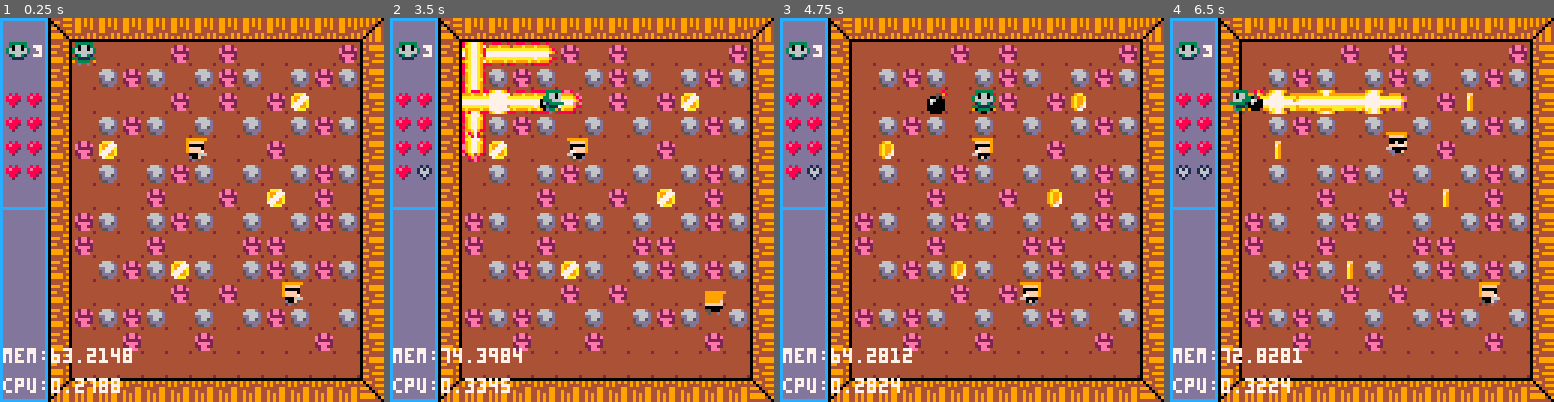
Above: before the commit, frames 1-4 (left to right).
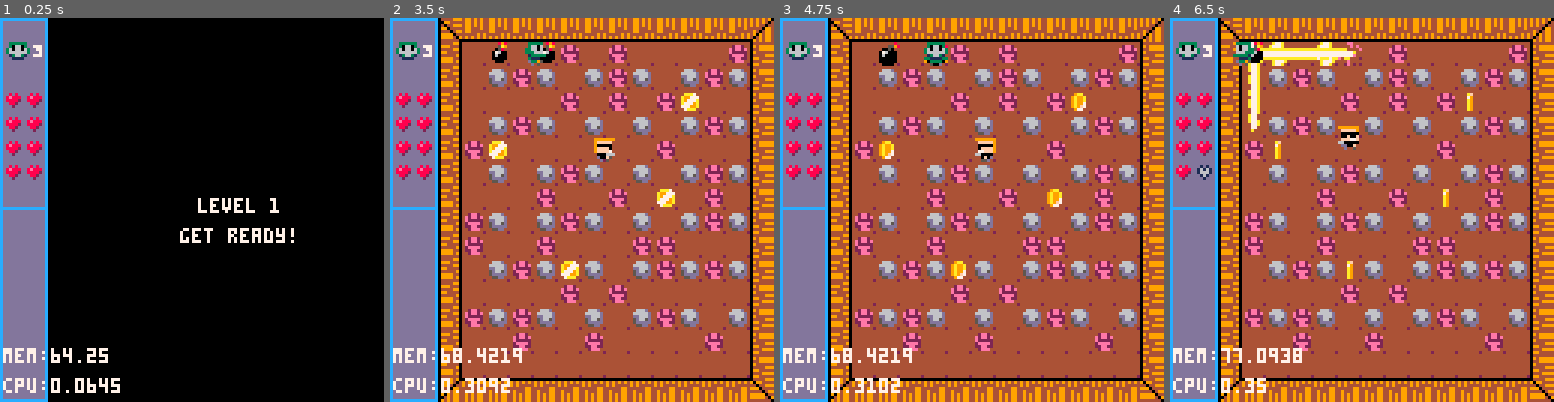
Above: after the commit, the same moments.

Repository: andrewedstrom/boom
Game: PICO-8 cartridge boom.p8
Two runs of this game, one before a commit and one after it. Both use one fixed random seed, a clock stepped at 60 frames per second and the inputs below.
Inputs:
- Up to frame 1 (0.25 s): no input
- Up to frame 2 (3.5 s): tap O (Z key) at 0.33, 0.7, 1.43, 2.22, 3.1 s; tap X (X key) at 1.07, 2.07, 2.4, 2.73, 3.07, 3.4 s; hold Left 1.97-2.37 s; hold Down 2.42-2.82 s; hold Right from 2.87 s (still down)
- Up to frame 3 (4.75 s): release Right at 3.53 s; hold Up 3.58-4.08 s; tap X (X key) every 0.33 s from 3.73 to 4.73 s; tap O (Z key) at 3.98 s; hold Right 4.13-4.53 s; hold Down from 4.58 s (still down)
- Up to frame 4 (6.5 s): tap O (Z key) at 4.87, 5.75 s; tap X (X key) every 0.33 s from 5.07 to 6.4 s; release Down at 5.08 s; hold Left 5.13-5.8 s; hold Up 5.85-6.18 s; hold Left from 6.23 s (still down)

The runs differ from the first frame. In frame 1, 83% of the frame differs, in the area x 13-100%, y 0-100%; in frame 2, 5.4%; in frame 3, 2.3%; in frame 4, 5.5%.

Commit message:
add second level, that you can get to

Diff:
--- a/boom.p8
+++ b/boom.p8
@@ -15,30 +15,31 @@
 -- some sfx by gruber
 
 local upd -- current update function
+local drw -- current draw function
 local t
 local p
 local game_objects
 local dirx={-1,1,0,0}
 local diry={0,0,-1,1}
+local lvl
+local next_lvl_countdown
+local cam_x
+local cam_y
 
 function _init()
 	game_objects={}
-	p=make_player()
-	upd=update_game
+	p=make_player(3,1)
+	lvl=1
 	t=0
-	make_coin(4,5)
-	make_coin(7,10)
-	make_coin(11,7)
-	make_coin(12,3)
-	make_coin(16,8)
-	make_enemy(7,5)
-	make_enemy(11,11)
-	music(0,0,7)
-	sfx(5)
+	next_lvl_countdown=180
+
+	upd=update_new_lvl
+	drw=draw_new_lvl
 end
 
 function _update60()
 	t+=1
+	--todo loop this around
 	upd()
 end
 
@@ -50,26 +51,94 @@
 			obj:update()
 		end
 	end
-	p:update()
+	--p:update()
+
+	local num_enemies=0
+	foreach_game_object_of_kind("enemy",function(e)
+		num_enemies+=1
+	end)
+	if num_enemies == 0 then
+		lvl_up()
+	end
+end
+
+function lvl_up()
+	lvl+=1
+	upd=update_new_lvl
+	drw=draw_new_lvl
+	music(10,0,7)
+	game_objects={}
+end
+
+function update_new_lvl()
+	next_lvl_countdown-=1
+	if next_lvl_countdown<=0 then
+		next_lvl_countdown=180
+		upd=update_game
+		drw=draw_game
+		music(0,0,7)
+		sfx(5)
+		game_objects={}
+
+		local px,py=3,1
+		if lvl==1 then --lvls
+			cam_x=0
+			cam_y=0
+			make_coin(4,5)
+			make_coin(7,10)
+			make_coin(11,7)
+			make_coin(12,3)
+			make_coin(16,8)
+			make_enemy(7,5)
+		--	make_enemy(11,11)
+		elseif lvl==2 then
+			cam_x=112
+			cam_y=0
+			px=17
+			py=1
+			make_coin(24,1)
+			make_coin(21,4)
+			make_coin(22,7)
+			make_coin(24,7)
+			make_coin(26,7)
+			make_coin(27,4)
+			make_enemy(24,3)
+			make_enemy(24,5)
+			make_enemy(24,7)
+			make_enemy(24,9)
+		end
+		p_health=p.health
+		p_lives=p.lives
+		p=make_player(px,py)
+		p.health=p_health
+		p.lives=p_lives
+	end
 end
 
 function _draw()
 	cls()
+	drw()
+	draw_hud() -- hydrated sidebar
+end
+
+function draw_game()
+	camera(cam_x,cam_y)
 	map()
 	for obj in all(game_objects) do
 		obj:draw()
 	end
 	p:draw()
-	draw_hud()
-
-	print('mem:'..stat(0), 1, 110, 7)
- print('cpu:'..stat(1), 1, 120, 7)
+end
+
+function draw_new_lvl()
+	centered_print("level "..lvl,80,60)
+	centered_print("get ready!",80,70)
 end
 -->8
 --player
 
-function make_player()
- return make_game_object("player",3,1,{
+function make_player(x,y)
+ return make_game_object("player",x,y,{
 		t=1, -- transition progress
 		d=3, -- direction
 		lives=3,
@@ -88,7 +157,7 @@
 			end
 			if self.t < 1 then
 			 -- transitioning b/t tiles
-				self.t=min(self.t+0.05,1)
+				self.t=min(self.t+0.1,1)
 				self:mov()
 			else
 				self:handle_input()
@@ -158,6 +227,10 @@
 end
 
 function draw_hud()
+	camera()
+	palt(0,false)
+	map(0,0,0,0,2,16) --sidebar base
+
 	local lives=10+p.lives
 	spr(lives,8,8)
 
@@ -167,6 +240,10 @@
 		local y=3+flr((i-1)/2)
 		spr(s,x*8,y*8)
 	end
+
+	print('mem:'..stat(0), 1, 110, 7)
+ print('cpu:'..stat(1), 1, 120, 7)
+	pal()
 end
 -->8
 --objects
@@ -401,7 +478,7 @@
 	return res
 end
 -->8
--- items
+-- items and enemies
 
 function make_coin(x,y)
 	make_game_object("coin",x,y,{
@@ -420,9 +497,6 @@
 		end,
 	})
 end
-
--->8
--- enemies
 
 function make_enemy(x,y)
  return make_game_object("enemy",x,y,{
@@ -497,6 +571,12 @@
 			pal()
 		end
 	})
+end
+-->8
+--utils
+
+function centered_print(message, x, y, col)
+	print(message, x - #message * 2, y, col or 7)
 end
 __gfx__
 0000000000a77a0009a77a9089a77a9889a77a9889a77a9889a77a0000a77a0000077a00cdd333333ddddddc3ddddddc3ddddddc3ddddddccccccccccccccccc
@@ -599,48 +679,52 @@
 001b010302000000000000000000000000000000000000000000000000000000000000000000000000000000000000000000000000000001010000000000000000000000000100000000000000000000000000000000000000000000000000000000000000030101010100000000000000000000000101010101010101010000
 0000000000000000000000000000000000000000000000000000000000000000000000000000000000000000000000000000000000000000000000000000000000000000000000000000000000000000000000000000000000000000000000000000000000000000000000000000000000000000000000000000000000000000
 __map__
-0e0f7c7777777777777777777777777b00000000000000000000000000000000000000000000000000000000000000000000000000000000000000000000000000000000000000000000000000000000000000000000000000000000000000000000000000000000000000000000000000000000000000000000000000000000
-090a765555555565556555555555657800000000000000000000000000000000000000000000000000000000000000000000000000000000000000000000000000000000000000000000000000000000000000000000000000000000000000000000000000000000000000000000000000000000000000000000000000000000
-1e1f765545654555456545554565457800000000000000000000000000000000000000000000000000000000000000000000000000000000000000000000000000000000000000000000000000000000000000000000000000000000000000000000000000000000000000000000000000000000000000000000000000000000
-2c2d765555555565556555655555557800000000000000000000000000000000000000000000000000000000000000000000000000000000000000000000000000000000000000000000000000000000000000000000000000000000000000000000000000000000000000000000000000000000000000000000000000000000
-2c2d765545654555455545554565457800000000000000000000000000000000000000000000000000000000000000000000000000000000000000000000000000000000000000000000000000000000000000000000000000000000000000000000000000000000000000000000000000000000000000000000000000000000
-2c2d766555555555555555655555557800000000000000000000000000000000000000000000000000000000000000000000000000000000000000000000000000000000000000000000000000000000000000000000000000000000000000000000000000000000000000000000000000000000000000000000000000000000
-2c2d765545554565455545554565457800000000000000000000000000000000000000000000000000000000000000000000000000000000000000000000000000000000000000000000000000000000000000000000000000000000000000000000000000000000000000000000000000000000000000000000000000000000
-2e2f765555556555556555555565557800000000000000000000000000000000000000000000000000000000000000000000000000000000000000000000000000000000000000000000000000000000000000000000000000000000000000000000000000000000000000000000000000000000000000000000000000000000
-1e1f766545554565455545554565457800000000000000000000000000000000000000000000000000000000000000000000000000000000000000000000000000000000000000000000000000000000000000000000000000000000000000000000000000000000000000000000000000000000000000000000000000000000
-1e1f766555556555555565655555557800000000000000000000000000000000000000000000000000000000000000000000000000000000000000000000000000000000000000000000000000000000000000000000000000000000000000000000000000000000000000000000000000000000000000000000000000000000
-1e1f765545654555455545654565457800000000000000000000000000000000000000000000000000000000000000000000000000000000000000000000000000000000000000000000000000000000000000000000000000000000000000000000000000000000000000000000000000000000000000000000000000000000
-1e1f765555555565556555555555557800000000000000000000000000000000000000000000000000000000000000000000000000000000000000000000000000000000000000000000000000000000000000000000000000000000000000000000000000000000000000000000000000000000000000000000000000000000
-1e1f766545654555455545654555457800000000000000000000000000000000000000000000000000000000000000000000000000000000000000000000000000000000000000000000000000000000000000000000000000000000000000000000000000000000000000000000000000000000000000000000000000000000
-1e1f765555655555655555555565557800000000000000000000000000000000000000000000000000000000000000000000000000000000000000000000000000000000000000000000000000000000000000000000000000000000000000000000000000000000000000000000000000000000000000000000000000000000
-1e1f765555555555555555555555557800000000000000000000000000000000000000000000000000000000000000000000000000000000000000000000000000000000000000000000000000000000000000000000000000000000000000000000000000000000000000000000000000000000000000000000000000000000
-2e2f757979797979797979797979797a00000000000000000000000000000000000000000000000000000000000000000000000000000000000000000000000000000000000000000000000000000000000000000000000000000000000000000000000000000000000000000000000000000000000000000000000000000000
-…(29 lines of a section not shown)…
+0e0f7c7777777777777777777777777b7c7777777777777777777777777b0000000000000000000000000000000000000000000000000000000000000000000000000000000000000000000000000000000000000000000000000000000000000000000000000000000000000000000000000000000000000000000000000000
+090a765555555565556555555555657876555555655565655565655555780000000000000000000000000000000000000000000000000000000000000000000000000000000000000000000000000000000000000000000000000000000000000000000000000000000000000000000000000000000000000000000000000000
+1e1f765545654555456545554565457876554565456545654565456545780000000000000000000000000000000000000000000000000000000000000000000000000000000000000000000000000000000000000000000000000000000000000000000000000000000000000000000000000000000000000000000000000000
+2c2d765555555565556555655555557876555565656565555555656565780000000000000000000000000000000000000000000000000000000000000000000000000000000000000000000000000000000000000000000000000000000000000000000000000000000000000000000000000000000000000000000000000000
+2c2d765545654555455545554565457876654555455545654565455545780000000000000000000000000000000000000000000000000000000000000000000000000000000000000000000000000000000000000000000000000000000000000000000000000000000000000000000000000000000000000000000000000000
+2c2d766555555555555555655555557876655565656555555555656565780000000000000000000000000000000000000000000000000000000000000000000000000000000000000000000000000000000000000000000000000000000000000000000000000000000000000000000000000000000000000000000000000000
+2c2d765545554565455545554565457876654565455545654565455545780000000000000000000000000000000000000000000000000000000000000000000000000000000000000000000000000000000000000000000000000000000000000000000000000000000000000000000000000000000000000000000000000000
+2e2f765555556555556555555565557876656565655555555555555565780000000000000000000000000000000000000000000000000000000000000000000000000000000000000000000000000000000000000000000000000000000000000000000000000000000000000000000000000000000000000000000000000000
+1e1f766545554565455545554565457876554555455545654565455545780000000000000000000000000000000000000000000000000000000000000000000000000000000000000000000000000000000000000000000000000000000000000000000000000000000000000000000000000000000000000000000000000000
+1e1f766555556555555565655555557876656565556555555555556565780000000000000000000000000000000000000000000000000000000000000000000000000000000000000000000000000000000000000000000000000000000000000000000000000000000000000000000000000000000000000000000000000000
+1e1f765545654555455545654565457876554565455545654565455545780000000000000000000000000000000000000000000000000000000000000000000000000000000000000000000000000000000000000000000000000000000000000000000000000000000000000000000000000000000000000000000000000000
+1e1f765555555565556555555555557876655565656565555555656565780000000000000000000000000000000000000000000000000000000000000000000000000000000000000000000000000000000000000000000000000000000000000000000000000000000000000000000000000000000000000000000000000000
+1e1f766545654555455545654555457876654555456545654565456545780000000000000000000000000000000000000000000000000000000000000000000000000000000000000000000000000000000000000000000000000000000000000000000000000000000000000000000000000000000000000000000000000000
+1e1f765555655555655555555565557876655555555565655565555555780000000000000000000000000000000000000000000000000000000000000000000000000000000000000000000000000000000000000000000000000000000000000000000000000000000000000000000000000000000000000000000000000000
+1e1f765555555555555555555555557876656555655565556565555555780000000000000000000000000000000000000000000000000000000000000000000000000000000000000000000000000000000000000000000000000000000000000000000000000000000000000000000000000000000000000000000000000000
+2e2f757979797979797979797979797a757979797979797979797979797a0000000000000000000000000000000000000000000000000000000000000000000000000000000000000000000000000000000000000000000000000000000000000000000000000000000000000000000000000000000000000000000000000000
+…(33 lines of a section not shown)…
Not shown, changed: the music (__music__) section of boom.p8
Not shown, changed: the sound effects (__sfx__) section of boom.p8
